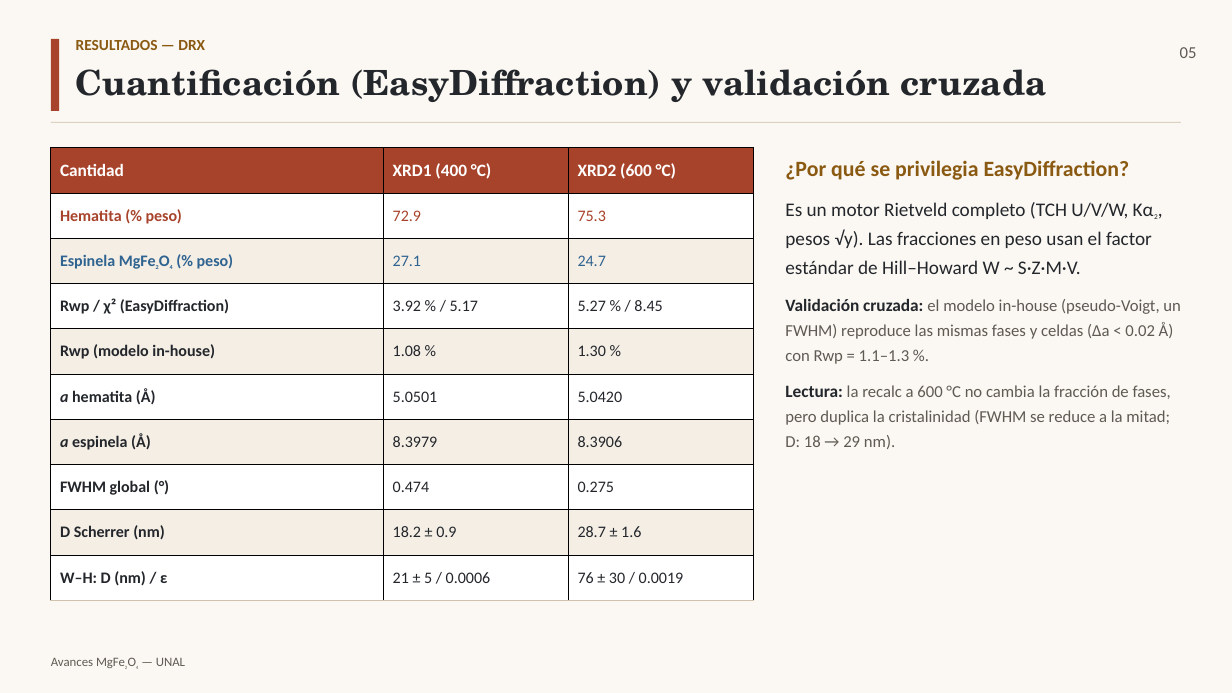
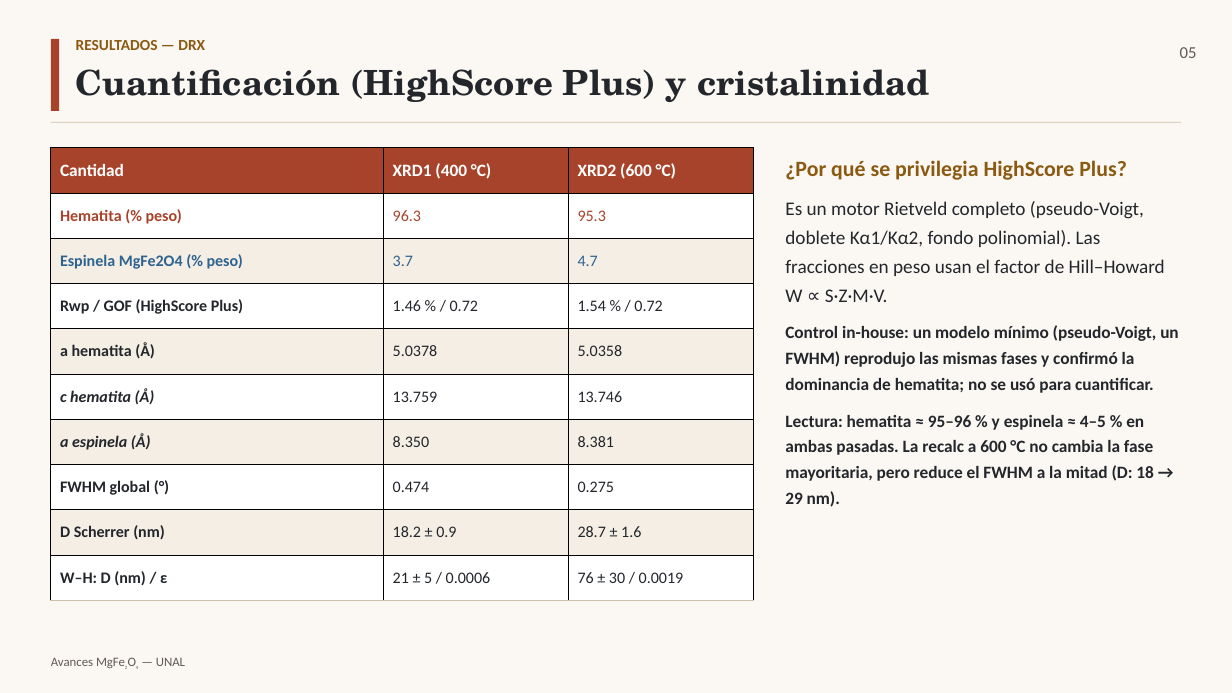
Before and after one commit to rifu-uni/tcb, a slide deck: slide 5 of article/Avances_MgFe2O4.pptx. Drawn at 1232x693 pixels with LibreOffice and Linux fonts; fonts in the diff are those of the drawing. Boxes give left, top, right and bottom in pixels: in the first picture for what was removed or moved away, otherwise in the second. Text is boxed around its words. In the diff, an @@ line names an element or a change of style, - is before the commit and + after.

Commit message:
update XRD quantification with HighScore Plus
Use HighScore Plus 3.0 as the reported Rietveld quantification: 400 C = 96.3/3.7 wt% hematite/spinel; 600 C = 95.3/4.7 wt%. Update article table, methods, conclusions, HXP figure, and Avances slides; keep in-house model only as qualitative sanity check.

```diff
--- a/article/Avances_MgFe2O4.pptx
+++ b/article/Avances_MgFe2O4.pptx
@@ text at bbox=[76, 69, 929, 102]: text changed @@
-Cuantificación (EasyDiffraction) y validación cruzada
+Cuantificación (HighScore Plus) y cristalinidad
@@ table at bbox=[51, 148, 753, 601] @@
-row 2, column 2: 72.9
+row 2, column 2: 96.3
-row 2, column 3: 75.3
+row 2, column 3: 95.3
-row 3, column 2: 27.1
+row 3, column 2: 3.7
-row 3, column 3: 24.7
+row 3, column 3: 4.7
-row 4: Rwp / χ² (EasyDiffraction) | 3.92 % / 5.17 | 5.27 % / 8.45
+row 4: Rwp / GOF (HighScore Plus) | 1.46 % / 0.72 | 1.54 % / 0.72
-row 5: Rwp (modelo in-house) | 1.08 % | 1.30 %
+row 5: a hematita (Å) | 5.0378 | 5.0358
-row 6: a hematita (Å) | 5.0501 | 5.0420
+row 6: c hematita (Å) | 13.759 | 13.746
-row 7, column 2: 8.3979
+row 7, column 2: 8.350
-row 7, column 3: 8.3906
+row 7, column 3: 8.381
@@ size 8.2 to 12.5 pt, now on the baseline in "MgFe2O4" @@
@@ italic on in "espinela (Å)" @@
@@ text at bbox=[785, 160, 1179, 507]: text changed; size 13 to 13.5 pt; text colour #5F5A52 to #23262B; bold on @@
-¿Por qué se privilegia EasyDiffraction?
-Es un motor Rietveld completo (TCH U/V/W, Kα2, pesos √y). Las fracciones en peso usan el factor estándar de Hill–Howard W ~ S·Z·M·V.
-Validación cruzada: el modelo in-house (pseudo-Voigt, un FWHM) reproduce las mismas fases y celdas (Δa < 0.02 Å) con Rwp = 1.1–1.3 %.
-Lectura: la recalc a 600 °C no cambia la fracción de fases, pero duplica la cristalinidad (FWHM se reduce a la mitad; D: 18 → 29 nm).
+¿Por qué se privilegia HighScore Plus?
+Es un motor Rietveld completo (pseudo-Voigt, doblete Kα1/Kα2, fondo polinomial). Las fracciones en peso usan el factor de Hill–Howard W ∝ S·Z·M·V.
+Control in-house: un modelo mínimo (pseudo-Voigt, un FWHM) reprodujo las mismas fases y confirmó la dominancia de hematita; no se usó para cuantificar.
+Lectura: hematita ≈ 95–96 % y espinela ≈ 4–5 % en ambas pasadas. La recalc a 600 °C no cambia la fase mayoritaria, pero reduce el FWHM a la mitad (D: 18 → 29 nm).
```
Also in this commit, not shown: 2 other slides changed, 4 other files.
